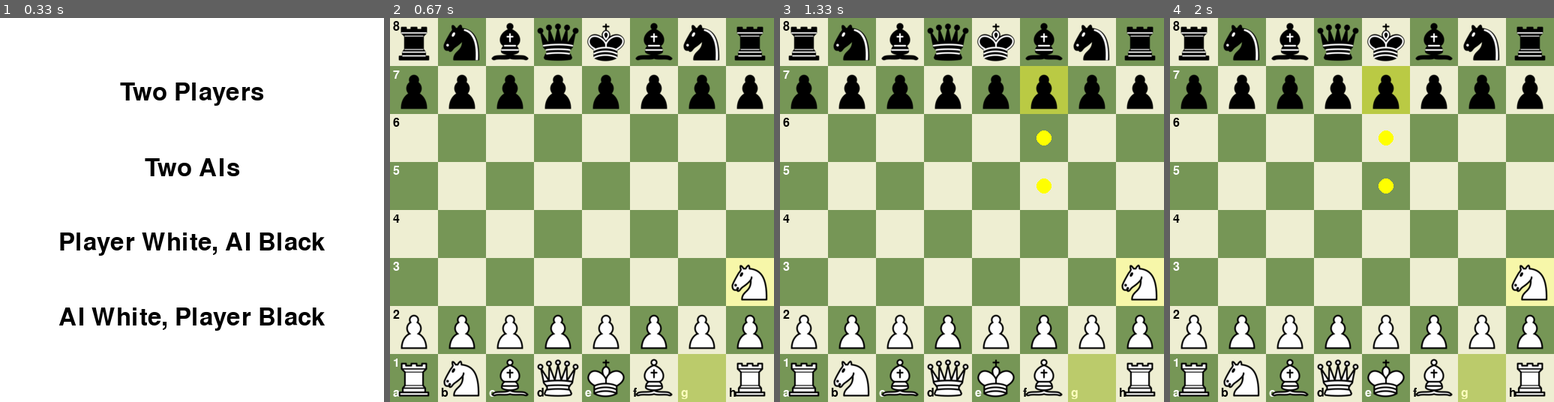
Above: before the commit, frames 1-4 (left to right).
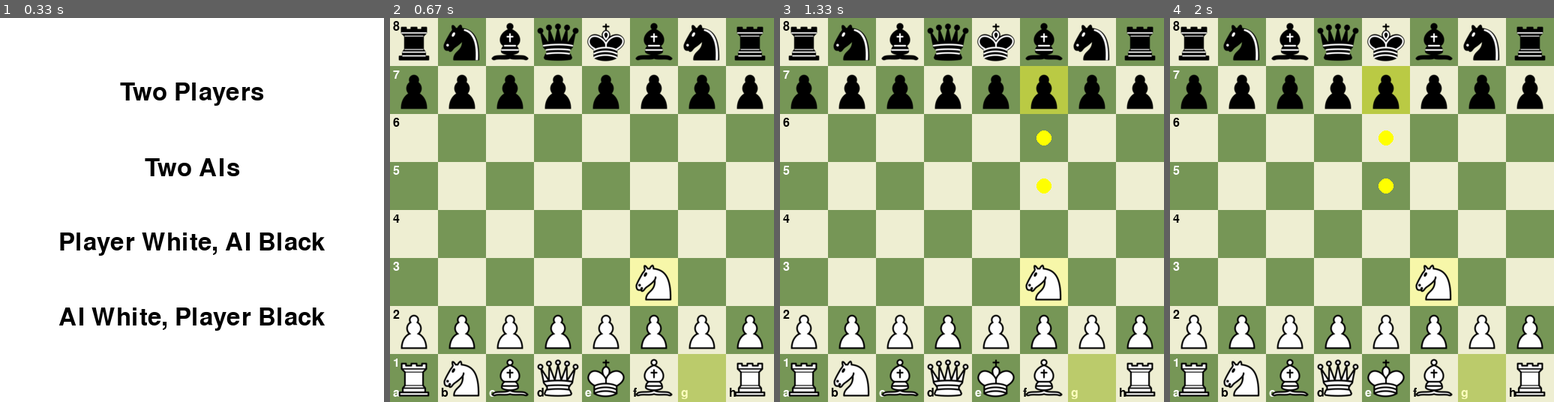
Above: after the commit, the same moments.

Repository: LeQuangMien10/ChessAI
Game: pygame game, started from main.py
Two runs of this game, one before a commit and one after it. Both use one fixed random seed, a clock stepped at 60 frames per second and the inputs below.
Inputs (mouse positions are in pixels of both pictures, inside the frame that each line leads up to):
- Up to frame 1 (0.33 s): no input
- Up to frame 2 (0.67 s): click (582, 317) at 0.38 s
- Up to frame 3 (1.33 s): click (1029, 75) at 1.22 s
- Up to frame 4 (2 s): click (1504, 344) at 1.55 s; click (1369, 79) at 1.88 s

Frame 1 is identical in both runs. In frame 2, 3.1% of the frame differs, in the area x 62-100%, y 62-75%; in frame 3, 3.1%; in frame 4, 3.1%.

Commit message:
Update piece_square_tables in evaluation.py

Diff:
--- a/evaluation.py
+++ b/evaluation.py
@@ -43,7 +43,7 @@
     :return: Điểm vị trí các quân cờ theo màu trắng
     """
     evaluation_ = 0
-    positional_bonus = 0
+    # positional_bonus = 0
     for square in chess.SQUARES:
         piece = board_.piece_at(square)
         if piece:
@@ -64,7 +64,7 @@
 
             evaluation_ += positional_bonus if piece.color == chess.WHITE else -positional_bonus
 
-    return positional_bonus
+    return evaluation_
 
 # Pawn Structure
 # Evaluation of Pieces
